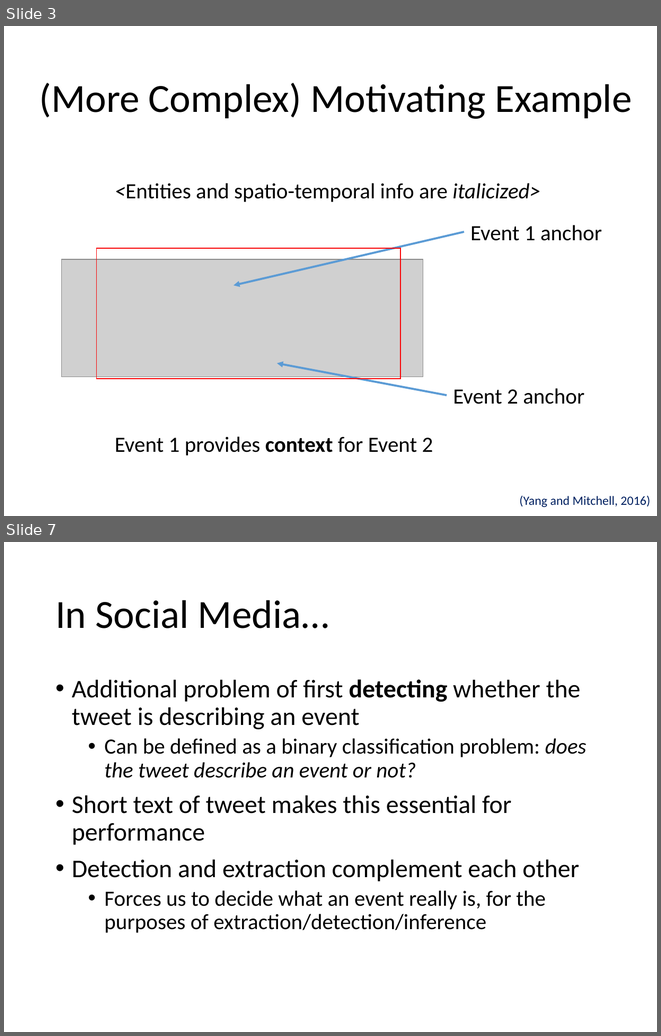
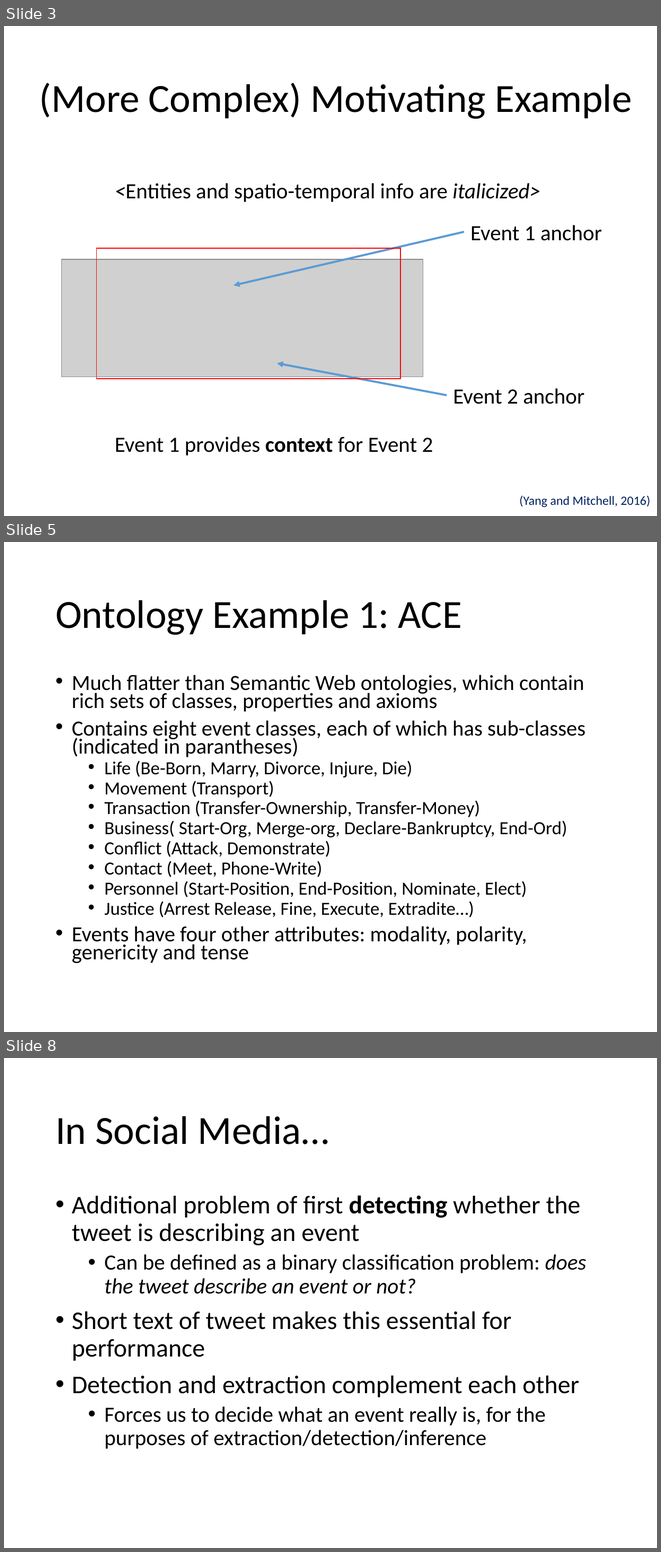
Before and after one commit to evhart/smasac-tutorial, a slide deck: slides/pptx/5-event-extraction.pptx. Shown one above the other, each under a label of ours: slides 3 and 7 before the commit, slides 3, 5 and 8 after it; the slides between them are not shown. The pictures are 661x1036 and 661x1552 pixels, drawn with LibreOffice and Linux fonts; fonts in the diff are those of the drawing; grey boxes stand for pictures. Boxes give left, top, right and bottom in pixels: in the first picture for what was removed or moved away, otherwise in the second. Text is boxed around its words. In the diff, an @@ line names an element or a change of style, - is before the commit and + after.

Commit message:
made changes to event extraction slides

```diff
--- a/slides/pptx/5-event-extraction.pptx
+++ b/slides/pptx/5-event-extraction.pptx
@@ slide 5 added at (4, 542, 657, 1032), background #FFFFFF @@
@@ title added at (55, 600, 462, 635), 44 pt, text #000000 @@
+Ontology Example 1: ACE
@@ text added at (72, 674, 585, 963), 20.4 pt, text #000000 @@
+• Much flatter than Semantic Web ontologies, which contain rich sets of classes, properties and axioms
+• Contains eight event classes, each of which has sub-classes (indicated in parantheses)
+  • Life (Be-Born, Marry, Divorce, Injure, Die)
+  • Movement (Transport)
+  • Transaction (Transfer-Ownership, Transfer-Money)
+  • Business( Start-Org, Merge-org, Declare-Bankruptcy, End-Ord)
+  • Conflict (Attack, Demonstrate)
+  • Contact (Meet, Phone-Write)
+  • Personnel (Start-Position, End-Position, Nominate, Elect)
+  • Justice (Arrest Release, Fine, Execute, Extradite…)
+• Events have four other attributes: modality, polarity, genericity and tense
@@ what was slide 7 is now slide 8 @@
```
Also in this commit, not shown: 3 slides changed, 2 other slides added.
